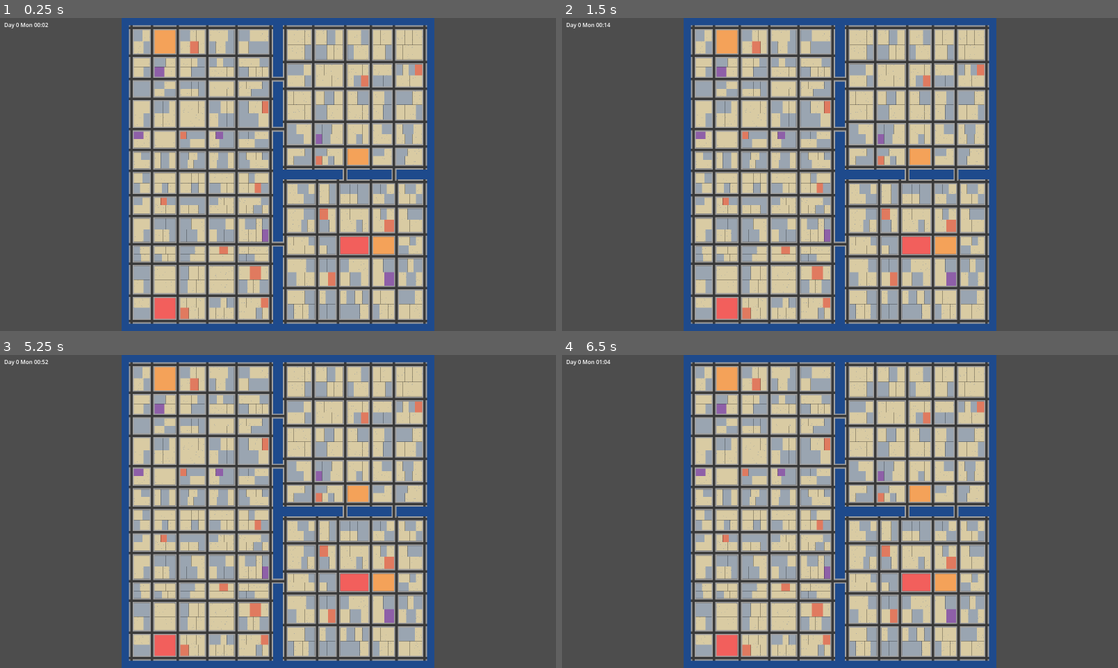
Above: before the commit, frames 1-4 (two rows, left to right).
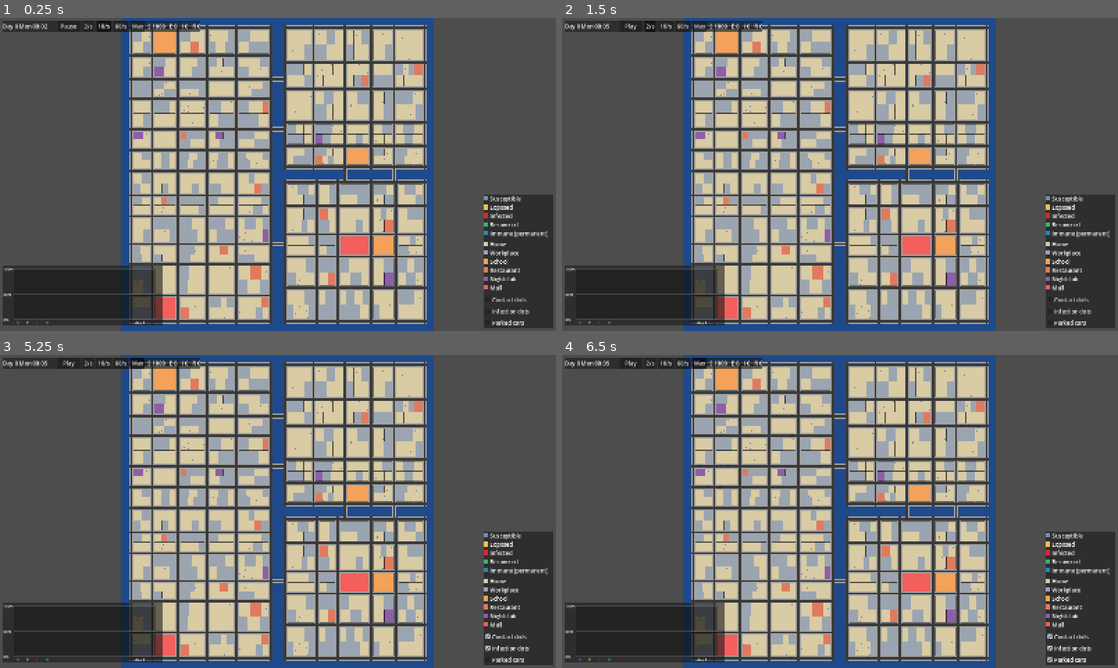
Above: after the commit, the same moments.

Repository: AKSHATKOTWAL1122/Pandemic_simulation
Game: Godot game, scene res://scenes/main.tscn
Two runs of this game, one before a commit and one after it. Both use one fixed random seed, a clock stepped at 60 frames per second and the inputs below.
Inputs (mouse positions are in pixels of both pictures, inside the frame that each line leads up to):
- Up to frame 1 (0.25 s): no input
- Up to frame 2 (1.5 s): click (628, 27) at 0.5 s, where only the run after the commit has a clickable "Pause"; click (650, 27) at 1.25 s, where only the run after the commit has a clickable "2/s"
- Up to frame 3 (5.25 s): click (105, 364) at 2 s, where only the run after the commit has a clickable "10/s"; click (122, 364) at 2.75 s, where only the run after the commit has a clickable "60/s"; click (139, 364) at 3.5 s, where only the run after the commit has a clickable "Max"; click (517, 636) at 4.25 s, where only the run after the commit has a clickable "Contact dots"; click (517, 649) at 5 s, where only the run after the commit has a clickable "Infection dots"
- Up to frame 4 (6.5 s): click (1079, 658) at 5.75 s, where only the run after the commit has a clickable "Parked cars"

The runs differ from the first frame. In frame 1, 21% of the frame differs, in the area x 0-100%, y 0-100%; in frame 2, 21%; in frame 3, 21%; in frame 4, 21%.

Commit message:
Spec 12: live UI - controls, inspectors, SEIR chart, overlays, UI smoke test
Co-Authored-By: Claude Opus 5.5 <noreply@anthropic.com>

Diff:
--- a/project.godot
+++ b/project.godot
@@ -19,3 +19,5 @@
 
 window/size/viewport_width=1600
 window/size/viewport_height=900
+window/stretch/mode="canvas_items"
+window/stretch/aspect="expand"
--- a/scenes/main.tscn
+++ b/scenes/main.tscn
@@ -1,10 +1,11 @@
-[gd_scene load_steps=6 format=3]
+[gd_scene load_steps=7 format=3]
 
 [ext_resource type="Script" path="res://scripts/core/sim.gd" id="1_sim"]
-[ext_resource type="Script" path="res://scripts/ui/time_label.gd" id="2_label"]
 [ext_resource type="Script" path="res://scripts/world/map_view.gd" id="3_map"]
 [ext_resource type="Script" path="res://scripts/ui/city_camera.gd" id="4_camera"]
 [ext_resource type="Script" path="res://scripts/npc/npc_view.gd" id="5_npcs"]
+[ext_resource type="Script" path="res://scripts/ui/event_overlay.gd" id="6_overlay"]
+[ext_resource type="Script" path="res://scripts/ui/hud.gd" id="7_hud"]
 
 [node name="Main" type="Node2D"]
 
@@ -12,6 +13,7 @@
 script = ExtResource("3_map")
 
 [node name="NpcView" type="Node2D" parent="."]
+z_index = 2
 script = ExtResource("5_npcs")
 
 [node name="Camera" type="Camera2D" parent="."]
@@ -20,12 +22,9 @@
 [node name="Sim" type="Node" parent="."]
 script = ExtResource("1_sim")
 
+[node name="EventOverlay" type="Node2D" parent="."]
+z_index = 1
+script = ExtResource("6_overlay")
+
 [node name="HUD" type="CanvasLayer" parent="."]
-
-[node name="TimeLabel" type="Label" parent="HUD"]
-offset_left = 12.0
-offset_top = 8.0
-offset_right = 260.0
-offset_bottom = 34.0
-text = "Day 0 Mon 00:00"
-script = ExtResource("2_label")
+script = ExtResource("7_hud")
--- a/scripts/core/sim.gd
+++ b/scripts/core/sim.gd
@@ -1,6 +1,13 @@
 extends Node
-## Runs the simulation in the scene: ticks_per_second game ticks per real second.
+## Runs the simulation in the scene: ticks_per_second game ticks per real second,
+## or as many ticks as fit in MAX_FRAME_USEC each frame at Max speed.
 ## `alpha` (0..1) is how far we are between the last tick and the next, for smooth drawing.
+
+## Speed presets in ticks per second; 0 means Max. Keys 1-4 in the HUD.
+const SPEEDS: Array[float] = [2.0, 10.0, 60.0, 0.0]
+const MAX_FRAME_USEC := 16000
+
+signal speed_changed(index: int)
 
 var paused: bool = false
 var ticks_per_second: float = 10.0
@@ -8,6 +15,7 @@
 var simulation: Simulation
 
 var _accumulator: float = 0.0
+var _max_speed: bool = false
 
 
 func _ready() -> void:
@@ -15,8 +23,27 @@
 	ticks_per_second = Config.get_float("ticks_per_second")
 
 
+func set_speed(index: int) -> void:
+	_max_speed = SPEEDS[index] == 0.0
+	if not _max_speed:
+		ticks_per_second = SPEEDS[index]
+	_accumulator = 0.0
+	speed_changed.emit(index)
+
+
+func is_max_speed() -> bool:
+	return _max_speed
+
+
 func _process(delta: float) -> void:
 	if paused:
+		return
+	if _max_speed:
+		# Wall-clock time only decides how many ticks to run this frame, never what they do.
+		var start := Time.get_ticks_usec()
+		while Time.get_ticks_usec() - start < MAX_FRAME_USEC:
+			simulation.step()
+		alpha = 1.0
 		return
 	_accumulator += delta * ticks_per_second
 	var due := floori(_accumulator)
--- /dev/null
+++ b/scripts/ui/event_overlay.gd
@@ -0,0 +1,61 @@
+extends Node2D
+## Map overlay: a dot for every contact event (blue, last MAX_CONTACT_DOTS) and every infection (red, all).
+
+const TILE_PX := 16.0
+const MAX_CONTACT_DOTS := 20000
+const CONTACT_COLOUR := Color(0.2, 0.45, 1.0, 0.45)
+const INFECTION_COLOUR := Color(0.9, 0.1, 0.15, 0.8)
+const DOT_PX := 3.0
+## Redraw at most every few frames; thousands of dots are costly to draw each frame.
+const REDRAW_EVERY_FRAMES := 6
+
+var show_contacts: bool = false:
+	set(value):
+		show_contacts = value
+		queue_redraw()
+var show_infections: bool = false:
+	set(value):
+		show_infections = value
+		queue_redraw()
+
+var _contacts := PackedVector2Array()
+var _contact_next: int = 0
+var _infections := PackedVector2Array()
+var _dirty := false
+
+@onready var _sim: Node = get_node("../Sim")
+
+
+func _ready() -> void:
+	_sim.simulation.listeners.append(_on_tick)
+
+
+func _on_tick(_tick: int, contact_events: Array, infection_events: Array) -> void:
+	for e: Dictionary in contact_events:
+		var p := Vector2(e["x"], e["y"]) * TILE_PX
+		if _contacts.size() < MAX_CONTACT_DOTS:
+			_contacts.append(p)
+		else:
+			_contacts[_contact_next] = p
+			_contact_next = (_contact_next + 1) % MAX_CONTACT_DOTS
+	for e: Dictionary in infection_events:
+		_infections.append(Vector2(e["x"], e["y"]) * TILE_PX)
+	if not contact_events.is_empty() or not infection_events.is_empty():
+		_dirty = true
+
+
+func _process(_delta: float) -> void:
+	if _dirty and (show_contacts or show_infections) and Engine.get_process_frames() % REDRAW_EVERY_FRAMES == 0:
+		_dirty = false
+		queue_redraw()
+
+
+func _draw() -> void:
+	var half := Vector2.ONE * DOT_PX / 2.0
+	var size := Vector2.ONE * DOT_PX
+	if show_contacts:
+		for p in _contacts:
+			draw_rect(Rect2(p - half, size), CONTACT_COLOUR)
+	if show_infections:
+		for p in _infections:
+			draw_rect(Rect2(p - half * 1.5, size * 1.5), INFECTION_COLOUR)
--- /dev/null
+++ b/scripts/ui/hud.gd
@@ -0,0 +1,288 @@
+extends CanvasLayer
+## Spec 12: top bar (time, pause, speed, counts), NPC and building inspectors, live SEIR chart,
+## overlay toggles and legend. Left-click on the map selects; Space pauses; keys 1-4 set speed.
+
+const PICK_RADIUS_PX := 8.0
+const TILE_PX := 16.0
+const SPEED_LABELS: Array[String] = ["2/s", "10/s", "60/s", "Max"]
+const HEALTH_NAMES: Array[String] = ["Susceptible", "Exposed", "Infected", "Recovered"]
+const ACTIVITY_NAMES: Array[String] = ["in", "walking to", "driving to"]
+const SeirChart := preload("res://scripts/ui/seir_chart.gd")
+const MapView := preload("res://scripts/world/map_view.gd")
+const NpcView := preload("res://scripts/npc/npc_view.gd")
+
+var _time_label: Label
+var _counts_label: Label
+var _pause_button: Button
+var _speed_buttons: Array[Button] = []
+var _npc_panel: PanelContainer
+var _npc_label: Label
+var _infect_button: Button
+var _building_panel: PanelContainer
+var _building_label: Label
+var _close_button: Button
+var _selected_npc: int = -1
+var _selected_building: int = -1
+
+@onready var _sim: Node = get_node("../Sim")
+@onready var _camera: Camera2D = get_node("../Camera")
+@onready var _npc_view: Node2D = get_node("../NpcView")
+@onready var _overlay: Node2D = get_node("../EventOverlay")
+
+
+func _ready() -> void:
+	_build_top_bar()
+	_build_npc_panel()
+	_build_building_panel()
+	_build_chart()
+	_build_legend()
+	_sim.speed_changed.connect(_on_speed_changed)
+	_sim.set_speed(1)
+
+
+func _process(_delta: float) -> void:
+	var simulation: Simulation = _sim.simulation
+	_time_label.text = simulation.clock.label()
+	var c := simulation.epidemic.counts
+	_counts_label.text = "S %d   E %d   I %d   R %d" % [c[0], c[1], c[2], c[3]]
+	_pause_button.text = "Play" if _sim.paused else "Pause"
+	_npc_panel.visible = _selected_npc >= 0
+	if _selected_npc >= 0:
+		_npc_label.text = _npc_text(simulation.population.npcs[_selected_npc])
+	_building_panel.visible = _selected_building >= 0
+	if _selected_building >= 0:
+		_building_label.text = _building_text(_selected_building)
+		var b := World.buildings.by_id(_selected_building)
+		_close_button.text = "Open" if b.closed else "Close"
+		_close_button.disabled = b.has_purpose("home")
+
+
+func _unhandled_input(event: InputEvent) -> void:
+	if event is InputEventKey and event.pressed and not event.echo:
+		var key := (event as InputEventKey).keycode
+		if key == KEY_SPACE:
+			_toggle_pause()
+		elif key >= KEY_1 and key <= KEY_4:
+			_sim.set_speed(key - KEY_1)
+	elif event is InputEventMouseButton:
+		var mb := event as InputEventMouseButton
+		if mb.pressed and mb.button_index == MOUSE_BUTTON_LEFT:
+			_select_at(_camera.get_canvas_transform().affine_inverse() * mb.position)
+
+
+# --- Selection ---------------------------------------------------------------
+
+func _select_at(world_px: Vector2) -> void:
+	var simulation: Simulation = _sim.simulation
+	var best := -1
+	var best_dist := PICK_RADIUS_PX / _camera.zoom.x
+	for npc in simulation.population.npcs:
+		var p := npc.prev_pos.lerp(npc.pos, _sim.alpha) * TILE_PX
+		var d := p.distance_to(world_px)
+		if d <= best_dist:
+			best_dist = d
+			best = npc.id
+	_selected_npc = best
+	_selected_building = -1
+	if best < 0:
+		var tile := Vector2i((world_px / TILE_PX).floor())
+		_selected_building = World.buildings.at_tile(tile.x, tile.y)
+
+
+func _npc_text(npc: NPC) -> String:
+	var simulation: Simulation = _sim.simulation
+	var tick_seconds := simulation.clock.tick_seconds
+	var health := "Immune (permanent)" if npc.immune_forever else HEALTH_NAMES[npc.health]
+	var since := _duration((simulation.clock.tick - npc.health_since_tick) * tick_seconds)
+	var place := npc.place_id()
+	var doing: String
+	if npc.activity == NPC.Activity.AT_BUILDING:
+		doing = "in %s" % _building_name(npc.building_id)
+		if npc.asleep:
+			doing += " (asleep)"
+	else:
+		doing = "%s %s" % [ACTIVITY_NAMES[npc.activity], _building_name(npc.dest_id)]
+	var lines: Array[String] = [
+		npc.label(),
+		"%s for %s" % [health, since],
+		"Occupation: %s" % npc.occupation_name(),
+		"Home: %s" % _building_name(npc.home_id),
+		"%s: %s" % ["School" if npc.school_id >= 0 else "Work", _building_name(place) if place >= 0 else "-"],
+		"Now: %s" % doing,
+		"Contacts: %d" % npc.contact_count,
+		"Infected by: %s" % (simulation.population.npcs[npc.infected_by].label() if npc.infected_by >= 0 else "-"),
+	]
+	return "\n".join(lines)
+
+
+func _building_text(id: int) -> String:
+	var b := World.buildings.by_id(id)
+	var inside := 0
+	var infected := 0
+	for npc in (_sim.simulation as Simulation).population.npcs:
+		if npc.activity == NPC.Activity.AT_BUILDING and npc.building_id == id:
+			inside += 1
+			if npc.health == NPC.Health.I:
+				infected += 1
+	return "Building #%d%s\n%s\nPeople inside: %d (%d infected)" % [
+		id, "  [CLOSED]" if b.closed else "", ", ".join(b.purposes), inside, infected]
+
+
+static func _building_name(id: int) -> String:
+	if id < 0:
+		return "-"
+	return "#%d %s" % [id, World.buildings.by_id(id).purposes[0]]
+
+
+static func _duration(seconds: int) -> String:
+	@warning_ignore("integer_division")
+	var days := seconds / 86400
+	@warning_ignore("integer_division")
+	var hours := (seconds % 86400) / 3600
+	@warning_ignore("integer_division")
+	var minutes := (seconds % 3600) / 60
+	if days > 0:
+		return "%dd %dh" % [days, hours]
+	return "%dh %02dm" % [hours, minutes]
+
+
+# --- Actions -----------------------------------------------------------------
+
+func _toggle_pause() -> void:
+	_sim.paused = not _sim.paused
+
+
+func _on_speed_changed(index: int) -> void:
+	for i in _speed_buttons.size():
+		_speed_buttons[i].button_pressed = i == index
+
+
+func _on_infect() -> void:
+	if _selected_npc >= 0:
+		(_sim.simulation as Simulation).infect(_selected_npc)
+
+
+func _on_close_toggled() -> void:
+	if _selected_building >= 0:
+		var b := World.buildings.by_id(_selected_building)
+		World.buildings.set_closed(b.id, not b.closed)
+
+
+# --- Layout ------------------------------------------------------------------
+
+static func _panel(anchor_left: float, anchor_top: float, pos: Vector2) -> PanelContainer:
+	var panel := PanelContainer.new()
+	panel.anchor_left = anchor_left
+	panel.anchor_right = anchor_left
+	panel.anchor_top = anchor_top
+	panel.anchor_bottom = anchor_top
+	panel.position = pos
+	return panel
+
+
+func _build_top_bar() -> void:
+	var panel := _panel(0, 0, Vector2(8, 8))
+	add_child(panel)
+	var row := HBoxContainer.new()
+	row.add_theme_constant_override("separation", 8)
+	panel.add_child(row)
+	_time_label = Label.new()
+	_time_label.custom_minimum_size.x = 150
+	row.add_child(_time_label)
+	_pause_button = Button.new()
+	_pause_button.custom_minimum_size.x = 64
+	_pause_button.focus_mode = Control.FOCUS_NONE
+	_pause_button.pressed.connect(_toggle_pause)
+	row.add_child(_pause_button)
+	var group := ButtonGroup.new()
+	for i in SPEED_LABELS.size():
+		var b := Button.new()
+		b.text = SPEED_LABELS[i]
+		b.toggle_mode = true
+		b.button_group = group
+		b.focus_mode = Control.FOCUS_NONE
+		b.tooltip_text = "Key %d" % (i + 1)
+		b.pressed.connect(_sim.set_speed.bind(i))
+		row.add_child(b)
+		_speed_buttons.append(b)
+	_counts_label = Label.new()
+	row.add_child(_counts_label)
+
+
+func _build_npc_panel() -> void:
+	_npc_panel = _panel(1, 0, Vector2(-268, 8))
+	_npc_panel.custom_minimum_size.x = 260
+	add_child(_npc_panel)
+	var box := VBoxContainer.new()
+	_npc_panel.add_child(box)
+	_npc_label = Label.new()
+	box.add_child(_npc_label)
+	_infect_button = Button.new()
+	_infect_button.text = "Infect"
+	_infect_button.focus_mode = Control.FOCUS_NONE
+	_infect_button.pressed.connect(_on_infect)
+	box.add_child(_infect_button)
+
+
+func _build_building_panel() -> void:
+	_building_panel = _panel(1, 0, Vector2(-268, 8))
+	_building_panel.custom_minimum_size.x = 260
+	add_child(_building_panel)
+	var box := VBoxContainer.new()
+	_building_panel.add_child(box)
+	_building_label = Label.new()
+	box.add_child(_building_label)
+	_close_button = Button.new()
+	_close_button.focus_mode = Control.FOCUS_NONE
+	_close_button.tooltip_text = "Homes can't be closed"
+	_close_button.pressed.connect(_on_close_toggled)
+	box.add_child(_close_button)
+
+
+func _build_chart() -> void:
+	var panel := _panel(0, 1, Vector2(8, -188))
+	add_child(panel)
+	var chart: Control = SeirChart.new()
+	chart.custom_minimum_size = Vector2(460, 172)
+	panel.add_child(chart)
+	chart.attach(_sim.simulation)
+
+
+func _build_legend() -> void:
+	var panel := _panel(1, 1, Vector2(-208, -392))
+	panel.custom_minimum_size.x = 200
+	add_child(panel)
+	var box := VBoxContainer.new()
+	box.add_theme_constant_override("separation", 2)
+	panel.add_child(box)
+	for i in 4:
+		box.add_child(_swatch(NpcView.HEALTH_COLOURS[i], HEALTH_NAMES[i]))
+	box.add_child(_swatch(NpcView.IMMUNE_COLOUR, "Immune (permanent)"))
+	box.add_child(HSeparator.new())
+	for purpose: String in MapView.PURPOSE_COLOURS:
+		box.add_child(_swatch(MapView.PURPOSE_COLOURS[purpose], purpose.capitalize()))
+	box.add_child(HSeparator.new())
+	box.add_child(_toggle("Contact dots", func(on: bool) -> void: _overlay.show_contacts = on))
+	box.add_child(_toggle("Infection dots", func(on: bool) -> void: _overlay.show_infections = on))
+	box.add_child(_toggle("Parked cars", func(on: bool) -> void: _npc_view.show_parked_cars = on))
+
+
+static func _swatch(colour: Color, text: String) -> HBoxContainer:
+	var row := HBoxContainer.new()
+	var rect := ColorRect.new()
+	rect.color = colour
+	rect.custom_minimum_size = Vector2(14, 14)
+	rect.size_flags_vertical = Control.SIZE_SHRINK_CENTER
+	row.add_child(rect)
+	var label := Label.new()
+	label.text = text
+	row.add_child(label)
+	return row
+
+
+static func _toggle(text: String, on_toggled: Callable) -> CheckBox:
+	var box := CheckBox.new()
+	box.text = text
+	box.focus_mode = Control.FOCUS_NONE
+	box.toggled.connect(on_toggled)
+	return box
--- /dev/null
+++ b/scripts/ui/seir_chart.gd
@@ -0,0 +1,60 @@
+extends Control
+## Live SEIR chart: % of population in S, E, I, R against days, sampled every game hour.
+
+const COLOURS: Array[Color] = [Color("#7A8CA5"), Color("#F2C14E"), Color("#D7263D"), Color("#3BB273")]
+const LABELS: Array[String] = ["S", "E", "I", "R"]
+const PAD := Vector2(34, 10)
+
+## One PackedFloat32Array of percentages per state; one sample per game hour.
+var series: Array[PackedFloat32Array] = [PackedFloat32Array(), PackedFloat32Array(), PackedFloat32Array(), PackedFloat32Array()]
+var sample_ticks := PackedInt32Array()
+
+var _simulation: Simulation
+var _ticks_per_hour: int = 60
+var _tick_seconds: int = 60
+
+
+func attach(simulation: Simulation) -> void:
+	_simulation = simulation
+	_tick_seconds = simulation.config.get_int("tick_seconds")
+	_ticks_per_hour = maxi(1, roundi(3600.0 / _tick_seconds))
+	_sample(-1)
+	simulation.listeners.append(_on_tick)
+
+
+func _on_tick(tick: int, _contacts: Array, _infections: Array) -> void:
+	if (tick + 1) % _ticks_per_hour == 0:
+		_sample(tick)
+
+
+func _sample(tick: int) -> void:
+	var total := float(_simulation.population.count())
+	for i in 4:
+		series[i].append(100.0 * _simulation.epidemic.counts[i] / total)
+	sample_ticks.append(tick)
+	queue_redraw()
+
+
+func _draw() -> void:
+	var font := get_theme_default_font()
+	var plot := Rect2(PAD, size - PAD * Vector2(1.6, 2.6))
+	draw_rect(plot, Color(0, 0, 0, 0.25))
+	for pct: int in [0, 50, 100]:
+		var y := plot.end.y - plot.size.y * pct / 100.0
+		draw_line(Vector2(plot.position.x, y), Vector2(plot.end.x, y), Color(1, 1, 1, 0.15))
+		draw_string(font, Vector2(2, y + 4), "%d%%" % pct, HORIZONTAL_ALIGNMENT_LEFT, -1, 11)
+	var n := sample_ticks.size()
+	var days := maxf(1.0, ceilf(n / 24.0))
+	draw_string(font, Vector2(plot.end.x - 60, size.y - 4), "day %d" % int(days), HORIZONTAL_ALIGNMENT_LEFT, -1, 11)
+	for i in 4:
+		draw_string(font, Vector2(plot.position.x + 6 + i * 28, size.y - 4), LABELS[i], HORIZONTAL_ALIGNMENT_LEFT, -1, 12, COLOURS[i])
+	if n < 2:
+		return
+	for i in 4:
+		var points := PackedVector2Array()
+		points.resize(n)
+		for k in n:
+			points[k] = Vector2(
+				plot.position.x + plot.size.x * (k / 24.0) / days,
+				plot.end.y - plot.size.y * series[i][k] / 100.0)
+		draw_polyline(points, COLOURS[i], 1.5, true)
--- a/scripts/ui/time_label.gd
+++ /dev/null
@@ -1,5 +0,0 @@
-extends Label
-
-
-func _process(_delta: float) -> void:
-	text = SimClock.label()
--- /dev/null
+++ b/tests/ui_smoke.gd
@@ -0,0 +1,144 @@
+extends SceneTree
+## UI smoke test for spec 12, run on the real scene with synthetic input, in a window
+## (headless windows are 64 x 64 px, so the HUD panels cover the map):
+## godot --path . --script res://tests/ui_smoke.gd [-- <screenshot folder>]   (exits 0 / 1)
+
+var _frames := 0
+var _failures: Array[String] = []
+var _step := 0
+var _mall_id := -1
+var _mall_entries := 0
+var _shots := ""
+
+
+func _initialize() -> void:
+	var args := OS.get_cmdline_user_args()
+	_shots = args[0] if args.size() > 0 else ""
+	change_scene_to_file("res://scenes/main.tscn")
+
+
+func _check(cond: bool, message: String) -> void:
+	print(("PASS  " if cond else "FAIL  ") + message)
+	if not cond:
+		_failures.append(message)
+
+
+func _click(world_tile: Vector2) -> void:
+	var screen: Vector2 = current_scene.get_viewport().get_canvas_transform() * (world_tile * 16.0)
+	# Move the mouse there first: the very first button event without a prior motion is dropped.
+	var motion := InputEventMouseMotion.new()
+	motion.position = screen
+	motion.global_position = screen
+	root.push_input(motion)
+	for pressed in [true, false]:
+		var ev := InputEventMouseButton.new()
+		ev.button_index = MOUSE_BUTTON_LEFT
+		ev.pressed = pressed
+		ev.position = screen
+		ev.global_position = screen
+		root.push_input(ev)
+
+
+func _key(code: Key) -> void:
+	for pressed in [true, false]:
+		var ev := InputEventKey.new()
+		ev.keycode = code
+		ev.pressed = pressed
+		root.push_input(ev)
+
+
+func _shot(name: String) -> void:
+	if _shots != "":
+		root.get_texture().get_image().save_png(_shots.path_join(name))
+
+
+func _process(_delta: float) -> bool:
+	_frames += 1
+	if current_scene == null or _frames < 3:
+		return false
+	var sim: Node = current_scene.get_node("Sim")
+	var hud: CanvasLayer = current_scene.get_node("HUD")
+	var camera: Camera2D = current_scene.get_node("Camera")
+	var simulation: Simulation = sim.simulation
+	var world: Node = root.get_node("World")
+	match _step:
+		0:
+			# Zoom in on NPC 0 and click it.
+			sim.paused = true
+			var npc: NPC = simulation.population.npcs[0]
+			camera.zoom = Vector2.ONE * 2.0
+			camera.position = npc.pos * 16.0
+			_step += 1
+		1:
+			_click(simulation.population.npcs[0].pos)
+			_step += 1
+		2:
+			_check(hud._selected_npc == 0, "clicking NPC 0 selects it (got %d)" % hud._selected_npc)
+			_check(hud._npc_panel.visible and hud._npc_label.text.begins_with("npc_000"), "inspector shows npc_000")
+			hud._infect_button.pressed.emit()
+			_check(simulation.population.npcs[0].health == NPC.Health.I, "Infect button sets the NPC to Infected")
+			_key(KEY_SPACE)
+			_step += 1
+		3:
+			_check(not sim.paused, "Space toggles pause off")
+			_key(KEY_4)
+			_step += 1
+		4:
+			_check(sim.is_max_speed(), "key 4 sets Max speed")
+			_key(KEY_2)
+			_step += 1
+		5:
+			_check(not sim.is_max_speed() and sim.ticks_per_second == 10.0, "key 2 sets 10 ticks/s")
+			# Select a mall by clicking its centre, then close it.
+			for b: Building in world.buildings.with_purpose("mall"):
+				_mall_id = b.id
+				break
+			var mall: Building = world.buildings.by_id(_mall_id)
+			camera.position = mall.center() * 16.0
+			_click(mall.center() + Vector2(0.37, 0.41))
+			_step += 1
+		6:
+			_check(hud._selected_building == _mall_id, "clicking the mall selects it (got %d)" % hud._selected_building)
+			_check(hud._building_panel.visible and hud._building_label.text.contains("mall"), "building panel shows the mall")
+			hud._close_button.pressed.emit()
+			_check(world.buildings.is_closed(_mall_id), "Close button closes the mall")
+			simulation.listeners.append(func(_t: int, _c: Array, _i: Array) -> void: pass)
+			# Count NPCs who arrive in the mall from now on.
+			for npc in simulation.population.npcs:
+				npc.set_meta("was_in_mall", npc.activity == NPC.Activity.AT_BUILDING and npc.building_id == _mall_id)
+			sim.set_speed(3)
+			_step += 1
+		7:
+			for npc in simulation.population.npcs:
+				var inside := npc.activity == NPC.Activity.AT_BUILDING and npc.building_id == _mall_id
+				if inside and not npc.get_meta("was_in_mall"):
+					_mall_entries += 1
+				npc.set_meta("was_in_mall", inside)
+			if simulation.clock.tick >= 3 * 1440:
+				_check(_mall_entries == 0, "nobody entered the closed mall in 3 days (%d entries)" % _mall_entries)
+				var chart: Control = null
+				for child in hud.get_children():
+					if child is PanelContainer and child.get_child(0).has_method("attach"):
+						chart = child.get_child(0)
+				var samples: int = chart.sample_ticks.size()
+				var hours := int(simulation.clock.tick / 60)
+				_check(abs(samples - 1 - hours) <= 1, "chart has one sample per game hour (%d samples, %d hours)" % [samples, hours])
+				var c := simulation.epidemic.counts
+				var last_i: float = chart.series[2][samples - 1]
+				_check(is_equal_approx(last_i, 100.0 * c[2] / 1000.0) or simulation.clock.tick % 60 != 0,
+					"chart's last I sample matches the counts")
+				sim.set_speed(1)
+				hud._overlay.show_contacts = true
+				hud._overlay.show_infections = true
+				hud._npc_view.show_parked_cars = true
+				camera.zoom = Vector2.ONE * camera._min_zoom
+				camera.position = Vector2.ONE * 128 * 16
+				_step += 1
+		8, 9, 10:
+			_step += 1
+		11:
+			_shot("ui_full.png")
+			world.buildings.set_closed(_mall_id, false)
+			print("%d failed" % _failures.size())
+			quit(1 if _failures.size() > 0 else 0)
+	return false
Not shown, added: scripts/ui/event_overlay.gd.uid
Not shown, added: scripts/ui/hud.gd.uid
Not shown, added: scripts/ui/seir_chart.gd.uid
Not shown, removed: scripts/ui/time_label.gd.uid
Not shown, added: tests/ui_smoke.gd.uid
Not shown, changed: specs/12-ui-live.md
